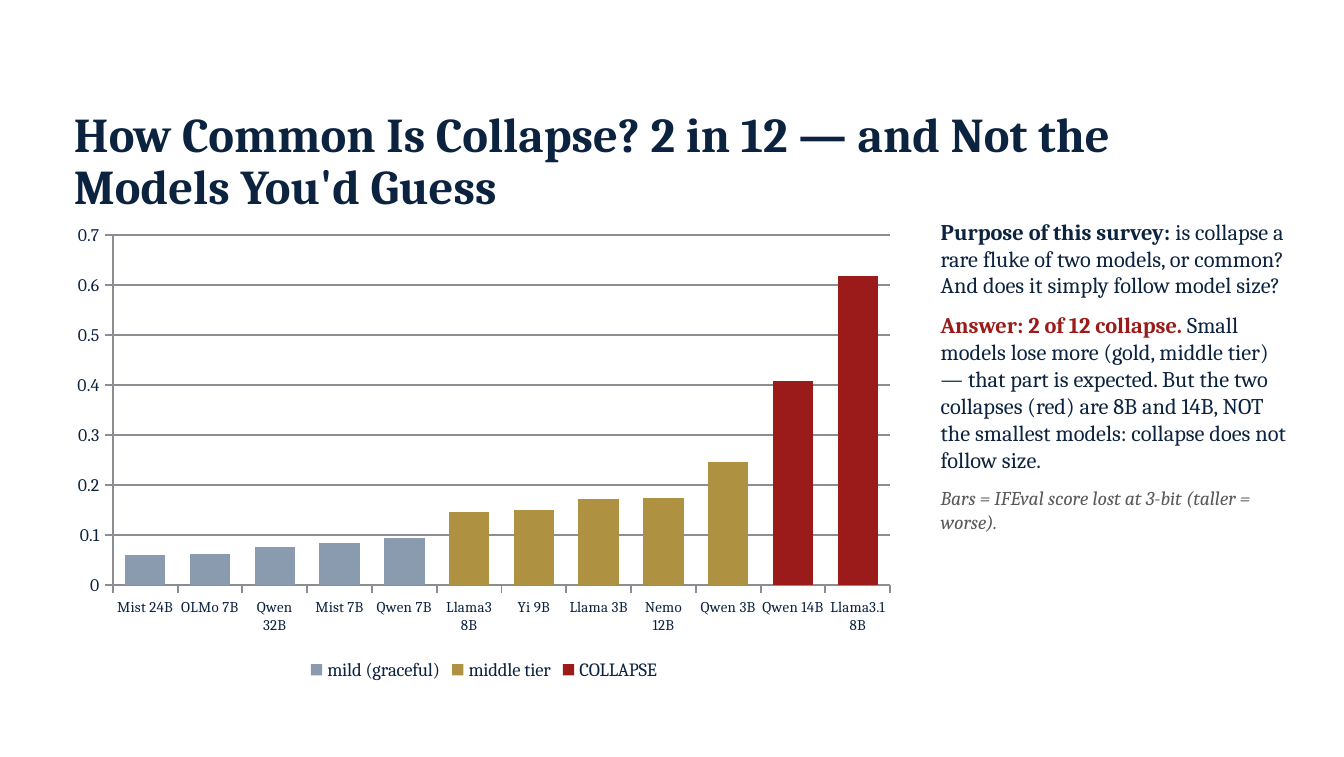
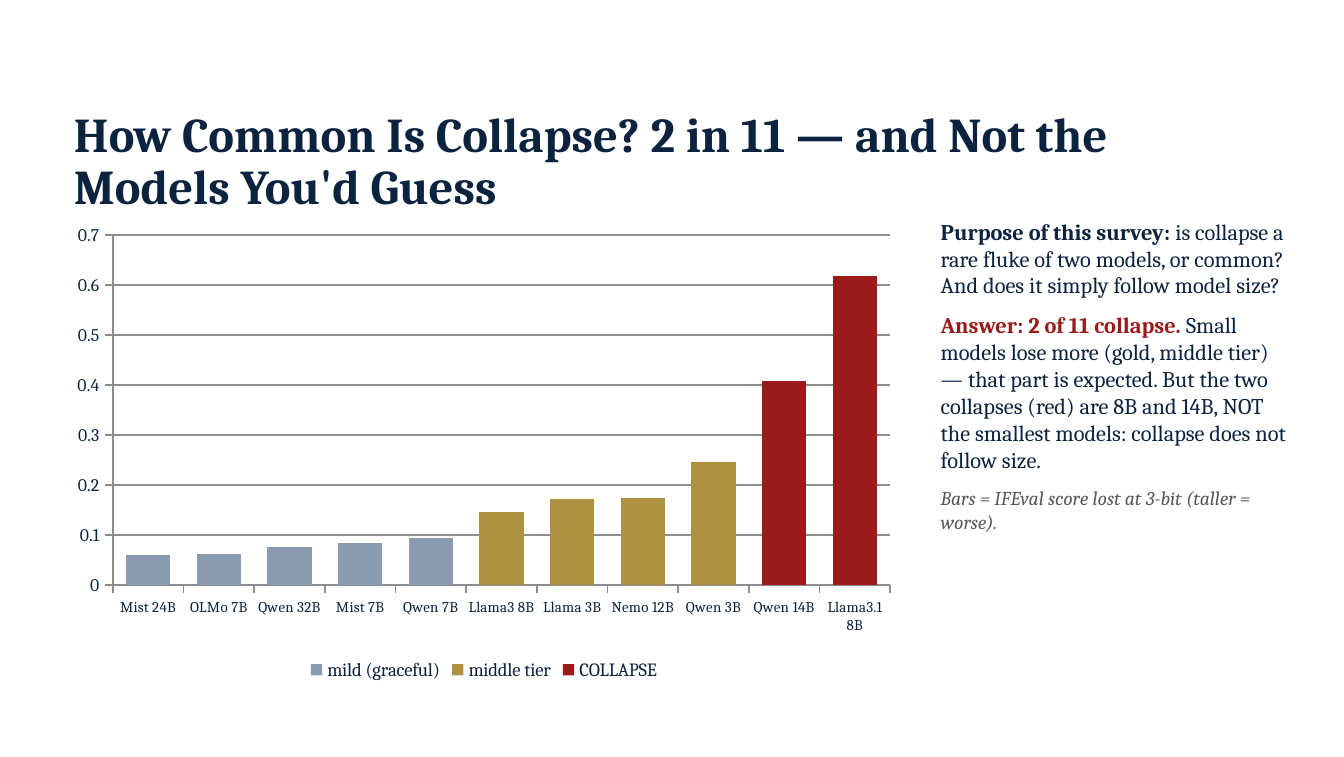
Before and after one commit to JiahaoZheng24/Instruction-Following-Attention-Head-Sensitive, a slide deck: slide 4 of paper/IFH_advisor_update_2026-09-03.pptx. Drawn at 1344x757 pixels with LibreOffice and Linux fonts; fonts in the diff are those of the drawing; background and template pictures are left out. Boxes give left, top, right and bottom in pixels: in the first picture for what was removed or moved away, otherwise in the second. Text is boxed around its words. In the diff, an @@ line names an element or a change of style, - is before the commit and + after.

```diff
--- a/paper/IFH_advisor_update_2026-09-03.pptx
+++ b/paper/IFH_advisor_update_2026-09-03.pptx
@@ title at bbox=[74, 118, 1108, 205]: text changed @@
-How Common Is Collapse? 2 in 12 — and Not the Models You'd Guess
+How Common Is Collapse? 2 in 11 — and Not the Models You'd Guess
@@ column chart at bbox=[60, 215, 907, 685] @@
-categories: Mist 24B, OLMo 7B, Qwen 32B, Mist 7B, Qwen 7B, Llama3 8B, Yi 9B, Llama 3B, Nemo 12B, Qwen 3B, Qwen 14B, Llama3.1 8B
+categories: Mist 24B, OLMo 7B, Qwen 32B, Mist 7B, Qwen 7B, Llama3 8B, Llama 3B, Nemo 12B, Qwen 3B, Qwen 14B, Llama3.1 8B
-mild (graceful): 0.06, 0.06, 0.08, 0.09, 0.09, -, -, -, -, -, -, -
+mild (graceful): 0.06, 0.06, 0.08, 0.09, 0.09, -, -, -, -, -, -
-middle tier: -, -, -, -, -, 0.15, 0.15, 0.17, 0.17, 0.25, -, -
+middle tier: -, -, -, -, -, 0.15, 0.17, 0.17, 0.25, -, -
-COLLAPSE: -, -, -, -, -, -, -, -, -, -, 0.41, 0.62
+COLLAPSE: -, -, -, -, -, -, -, -, -, 0.41, 0.62
@@ text at bbox=[941, 317, 1285, 468]: text changed @@
-Answer: 2 of 12 collapse. Small models lose more (gold, middle tier) — that part is expected. But the two collapses (red) are 8B and 14B, NOT the smallest models: collapse does not follow size.
+Answer: 2 of 11 collapse. Small models lose more (gold, middle tier) — that part is expected. But the two collapses (red) are 8B and 14B, NOT the smallest models: collapse does not follow size.
```
Also in this commit, not shown: 4 other slides changed, 1 other file.
